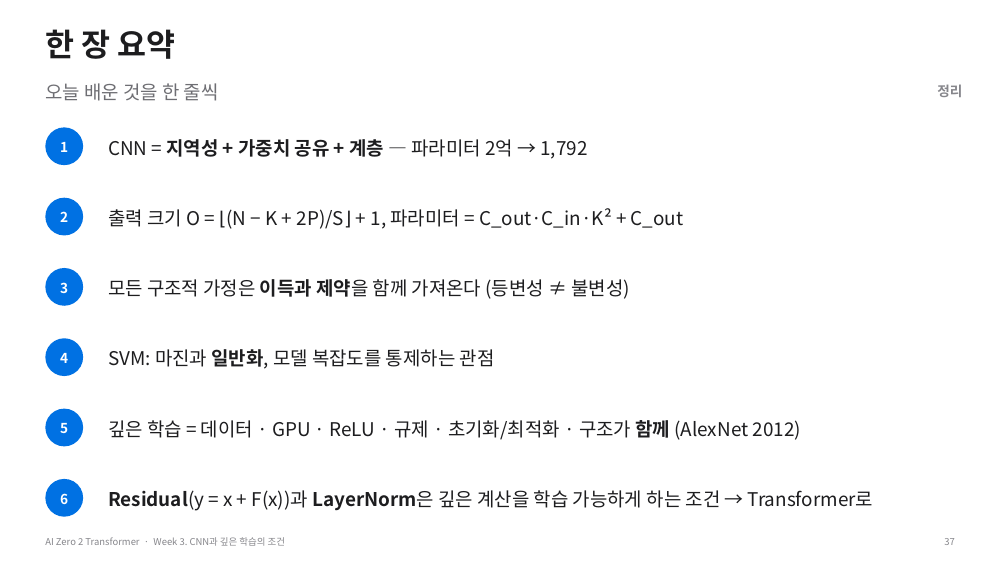
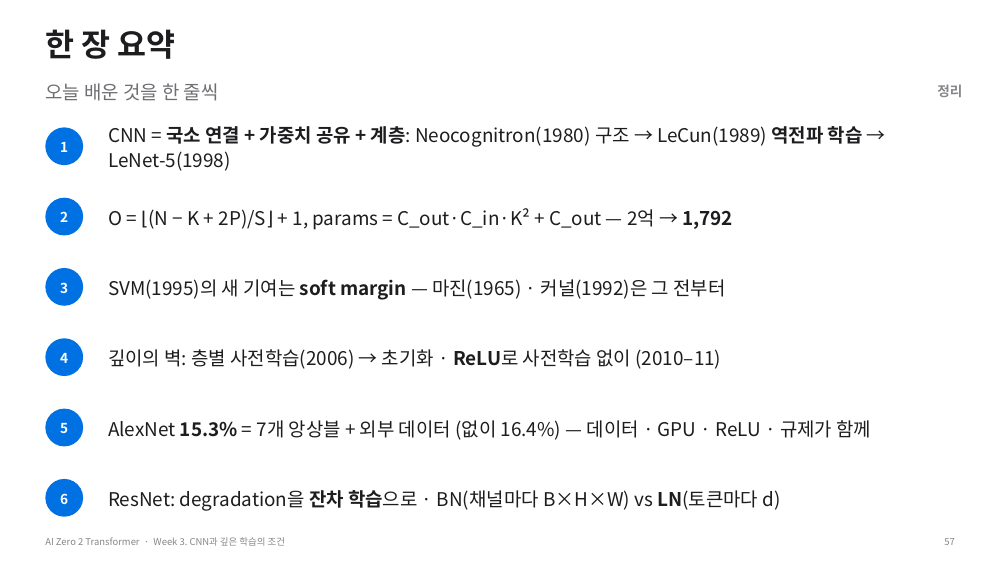
Before and after one commit to myunhh/AI-Zero-2-Transformers, a slide deck: slide 57 of lectures/week03_cnn_and_deep_learning.pptx (slide 37 before the commit). Drawn at 1008x567 pixels with LibreOffice and Linux fonts; fonts in the diff are those of the drawing. Boxes give left, top, right and bottom in pixels: in the first picture for what was removed or moved away, otherwise in the second. Text is boxed around its words. In the diff, an @@ line names an element or a change of style, - is before the commit and + after.

```diff
--- a/lectures/week03_cnn_and_deep_learning.pptx
+++ b/lectures/week03_cnn_and_deep_learning.pptx
@@ text at (108, 126, 863, 171): text changed @@
-CNN = 지역성 + 가중치 공유 + 계층 — 파라미터 2억 → 1,792
+CNN = 국소 연결 + 가중치 공유 + 계층: Neocognitron(1980) 구조 → LeCun(1989) 역전파 학습 → LeNet-5(1998)
@@ text at (108, 208, 733, 230): text changed @@
-출력 크기 O = ⌊(N − K + 2P)/S⌋ + 1, 파라미터 = C_out·C_in·K² + C_out
+O = ⌊(N − K + 2P)/S⌋ + 1, params = C_out·C_in·K² + C_out — 2억 → 1,792
@@ text at (108, 279, 726, 300): text changed @@
-모든 구조적 가정은 이득과 제약을 함께 가져온다 (등변성 ≠ 불변성)
+SVM(1995)의 새 기여는 soft margin — 마진(1965) · 커널(1992)은 그 전부터
@@ text at (108, 349, 722, 369): text changed @@
-SVM: 마진과 일반화, 모델 복잡도를 통제하는 관점
+깊이의 벽: 층별 사전학습(2006) → 초기화 · ReLU로 사전학습 없이 (2010–11)
@@ text at (108, 420, 872, 440): text changed @@
-깊은 학습 = 데이터 · GPU · ReLU · 규제 · 초기화/최적화 · 구조가 함께 (AlexNet 2012)
+AlexNet 15.3% = 7개 앙상블 + 외부 데이터 (없이 16.4%) — 데이터 · GPU · ReLU · 규제가 함께
@@ text at (108, 490, 780, 511): text changed @@
-Residual(y = x + F(x))과 LayerNorm은 깊은 계산을 학습 가능하게 하는 조건 → Transformer로
+ResNet: degradation을 잔차 학습으로 · BN(채널마다 B×H×W) vs LN(토큰마다 d)
```
Also in this commit, not shown: 28 other slides changed, 33 slides added, 13 slides removed, 21 other files.
